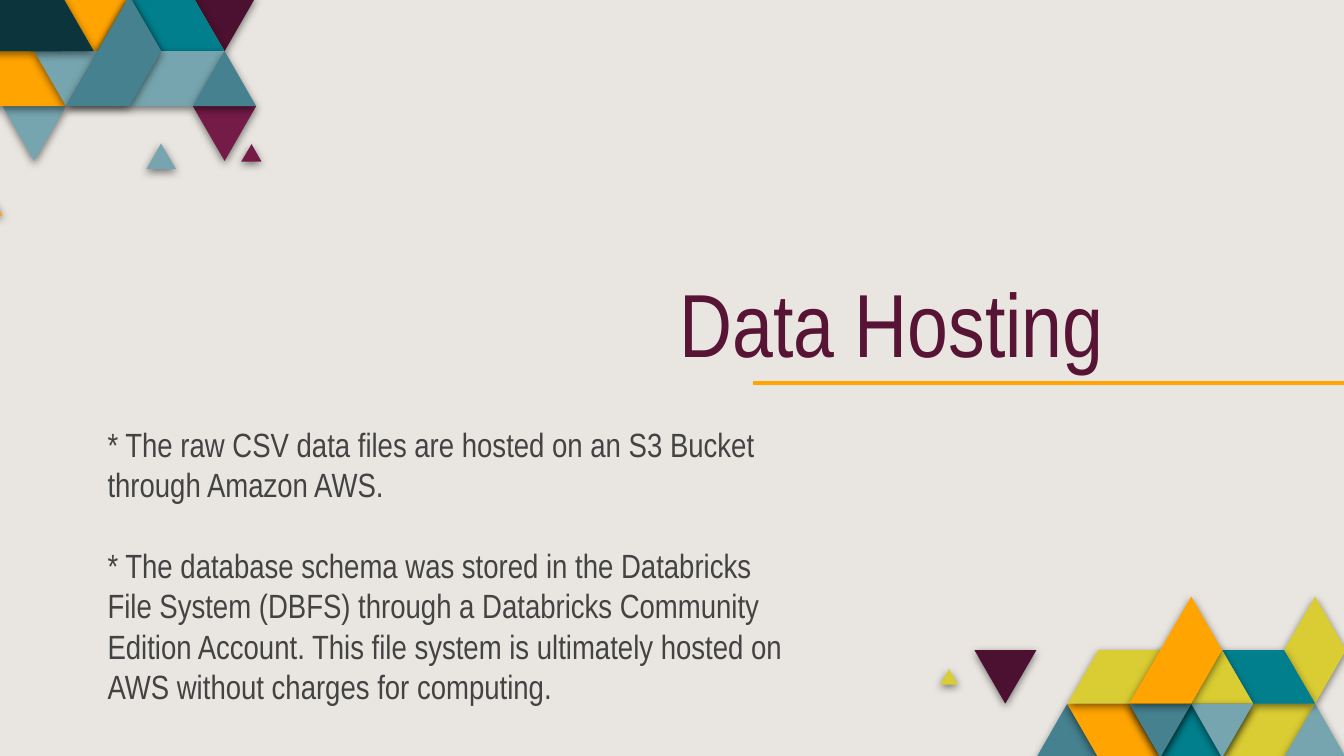
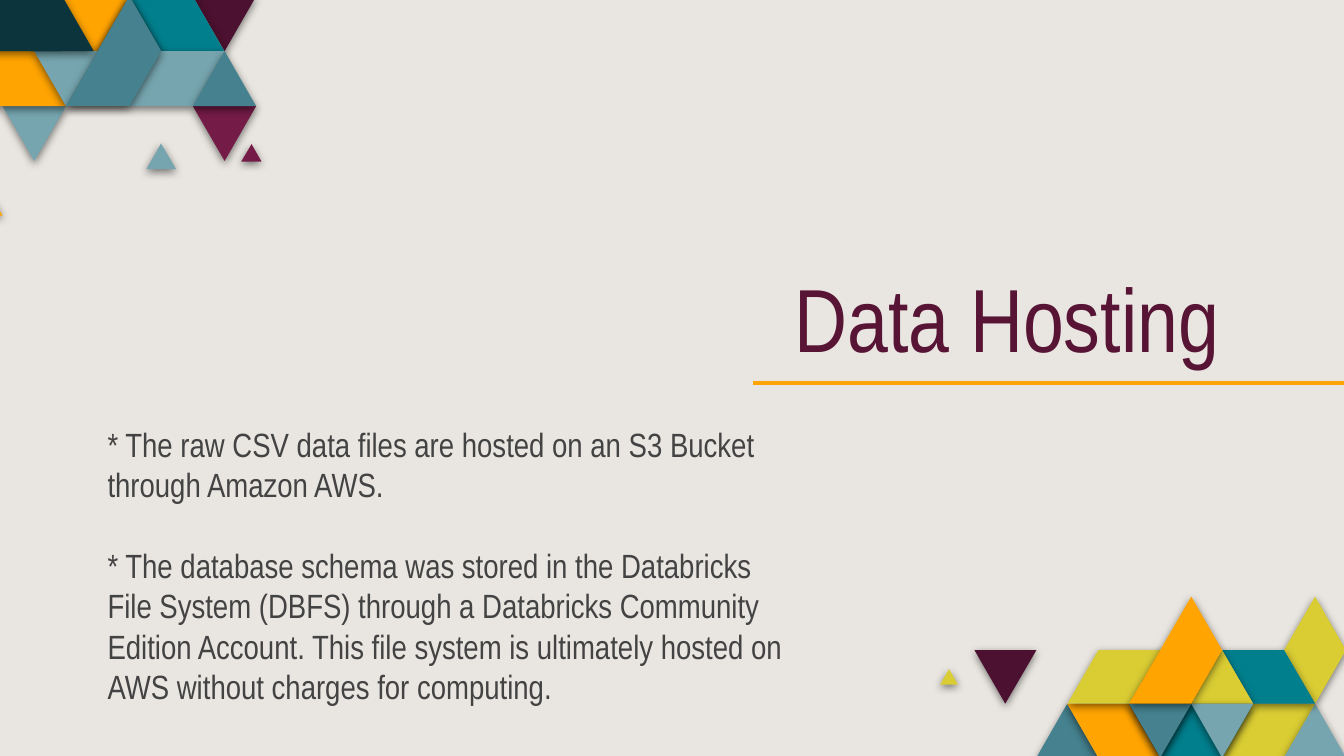
Before and after one commit to saraparveen26/Sales-Volume-Forecasting, a slide deck: slide 6 of Project_Presentation/Project_Presentation.pptx. Drawn at 1344x756 pixels with LibreOffice and Linux fonts; fonts in the diff are those of the drawing. Boxes give left, top, right and bottom in pixels: in the first picture for what was removed or moved away, otherwise in the second. Text is boxed around its words. In the diff, an @@ line names an element or a change of style, - is before the commit and + after.

```diff
--- a/Project_Presentation/Project_Presentation.pptx
+++ b/Project_Presentation/Project_Presentation.pptx
@@ title "Data Hosting" moved from (x1=679, y1=292, x2=1104, y2=373) to (x1=795, y1=287, x2=1219, y2=368) @@
```
Also in this commit, not shown: 1 other slide changed, 1 slide added, 1 slide removed, 5 other files.
